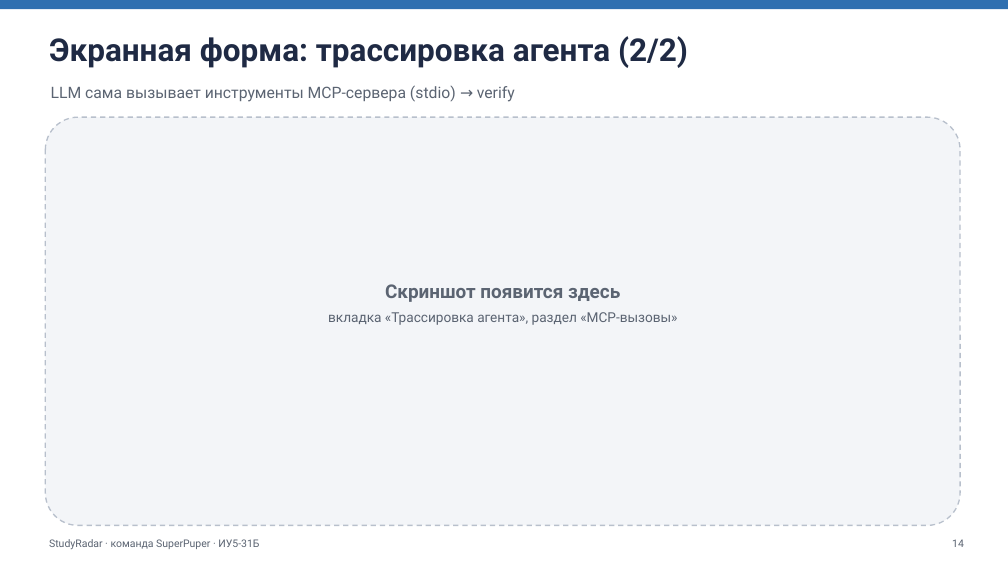
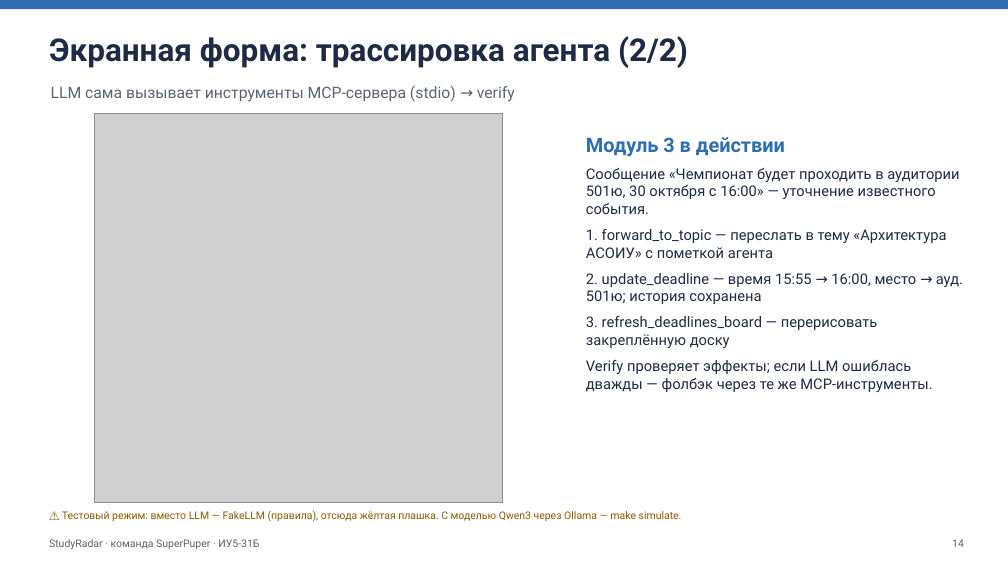
Before and after one commit to winlast/TG_Agent_champ, a slide deck: slide 14 of docs/StudyRadar_presentation.pptx. Drawn at 1008x567 pixels with LibreOffice and Linux fonts; fonts in the diff are those of the drawing; grey boxes stand for pictures. Boxes give left, top, right and bottom in pixels: in the first picture for what was removed or moved away, otherwise in the second. Text is boxed around its words. In the diff, an @@ line names an element or a change of style, - is before the commit and + after.

Commit message:
Презентация со скриншотами, статус проекта, безопасные настройки для Claude Code, keep_alive 5m

```diff
--- a/docs/StudyRadar_presentation.pptx
+++ b/docs/StudyRadar_presentation.pptx
@@ rounded rectangle removed at [45,117,960,526] @@
@@ picture added at [95,113,503,503] @@
@@ text at [586,137,963,392]: text changed; size 13 to 14 pt; text colour #5B6472 to #1F2A44 @@
-Скриншот появится здесь
-вкладка «Трассировка агента», раздел «MCP-вызовы»
+Модуль 3 в действии
+Сообщение «Чемпионат будет проходить в аудитории 501ю, 30 октября с 16:00» — уточнение известного события.
+1. forward_to_topic — переслать в тему «Архитектура АСОИУ» с пометкой агента
+2. update_deadline — время 15:55 → 16:00, место → ауд. 501ю; история сохранена
+3. refresh_deadlines_board — перерисовать закреплённую доску
+Verify проверяет эффекты; если LLM ошиблась дважды — фолбэк через те же MCP-инструменты.
@@ text added at [62,511,682,521], 10 pt, text #8A5A00 @@
+⚠ Тестовый режим: вместо LLM — FakeLLM (правила), отсюда жёлтая плашка. С моделью Qwen3 через Ollama — make simulate.
```
Also in this commit, not shown: 8 other slides changed, 20 other files.
